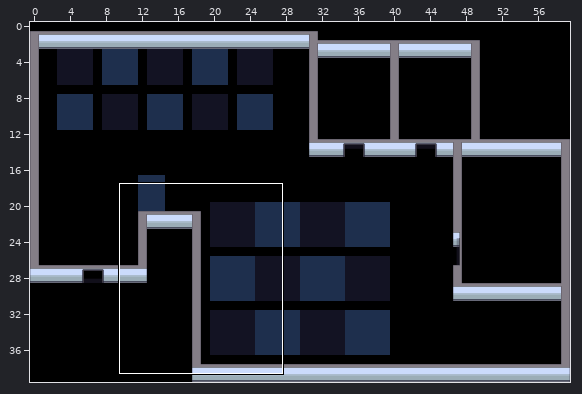
Tiled map: maps/office template small/Small Medium Office.tmx. The first picture is a wide view before the edit; the outline marks the close-up.
Close-up. The starting point:
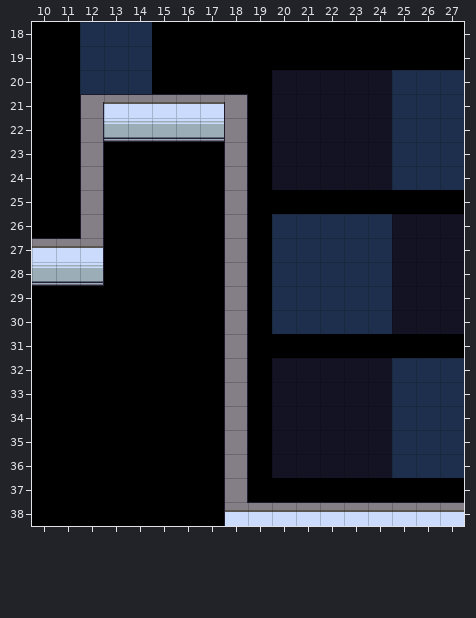
Cells are 32x32 px. Shown: x 10..27, y 18..38. The commit also changed other parts of the map, which this record leaves out. Not drawn, because the pictures are missing: unchanged layer "bg/floors".
Now the later version:
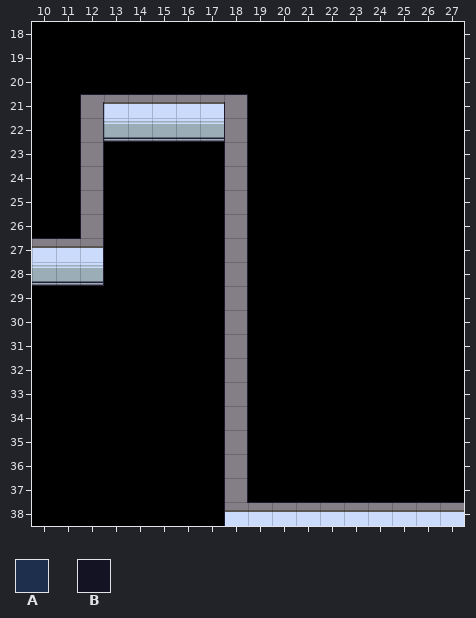
Key: from "Gather Swatches 1.x": A 113, B 123.
_ is an empty cell.
See-through tiles are keyed as they look on the map.
Edits made:
Layer "bg/floors 2":
y 18..19: x 12..14 AAA -> ___
y 20: x 12..14 AAA -> ___; x 20..27 BBBBBAAA -> ________
y 21..24: x 20..27 BBBBBAAA -> ________
y 26..30: x 20..27 AAAAABBB -> ________
y 32..36: x 20..27 BBBBBAAA -> ________
